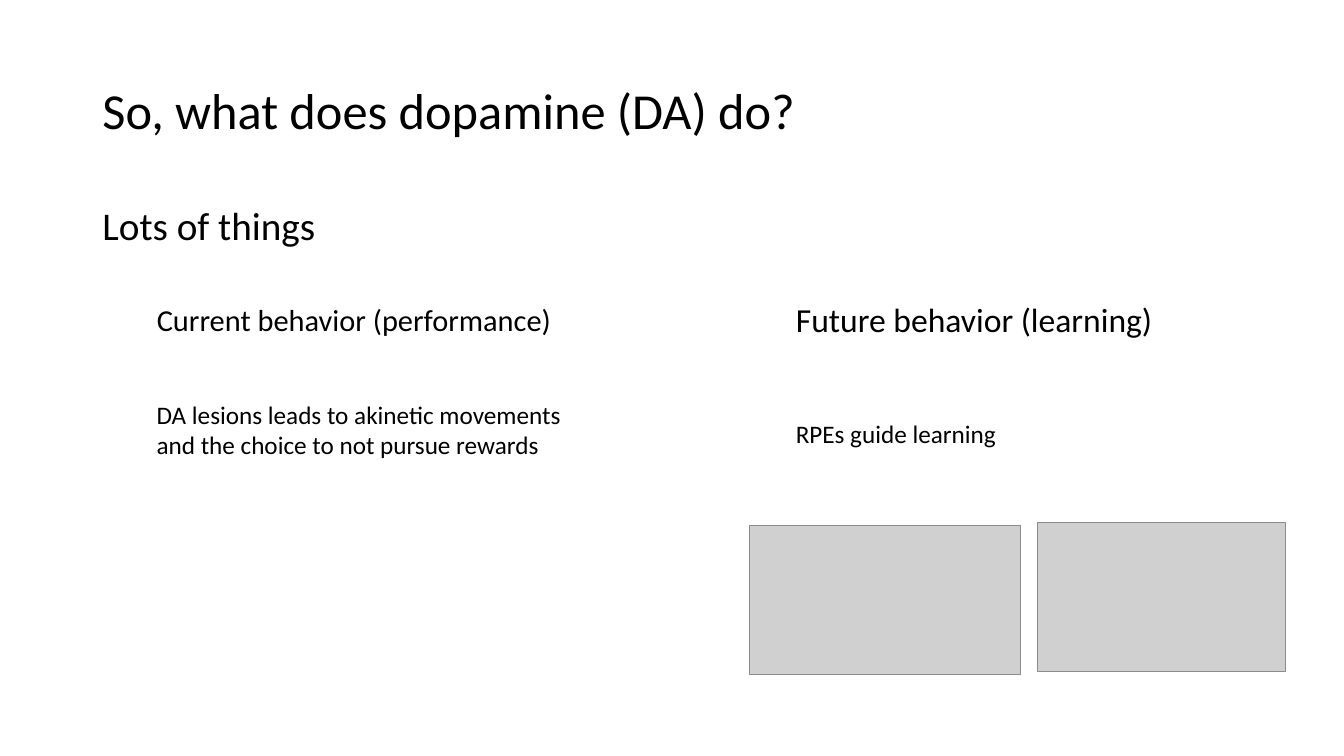
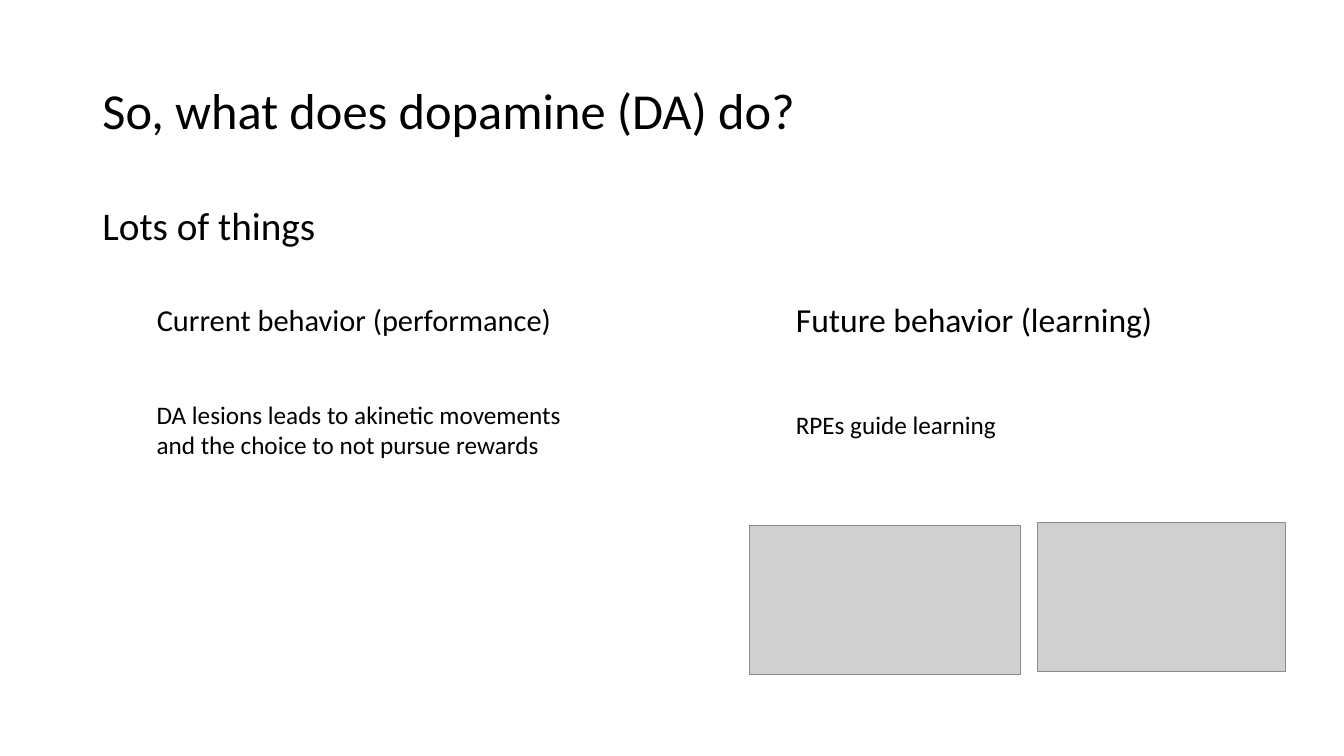
Before and after one commit to gpagnier/rampAnalysis, a slide deck: slide 5 of BortonLabMeeting12.7.pptx. Drawn at 1344x756 pixels with LibreOffice and Linux fonts; fonts in the diff are those of the drawing; grey boxes stand for pictures. Boxes give left, top, right and bottom in pixels: in the first picture for what was removed or moved away, otherwise in the second. Text is boxed around its words. In the diff, an @@ line names an element or a change of style, - is before the commit and + after.

```diff
--- a/BortonLabMeeting12.7.pptx
+++ b/BortonLabMeeting12.7.pptx
@@ text "RPEs guide learning": place and size @@
-text "RPEs guide learning" at [796, 425, 996, 448]
+text "RPEs guide learning" at [796, 416, 996, 439]
```
Also in this commit, not shown: 6 other slides changed, 3 slides added, 2 slides removed.
